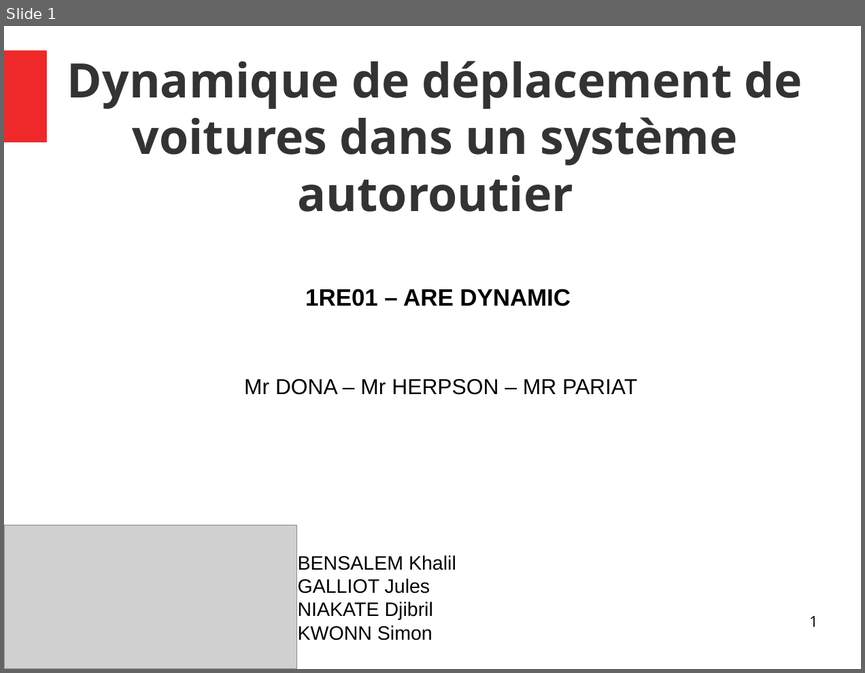
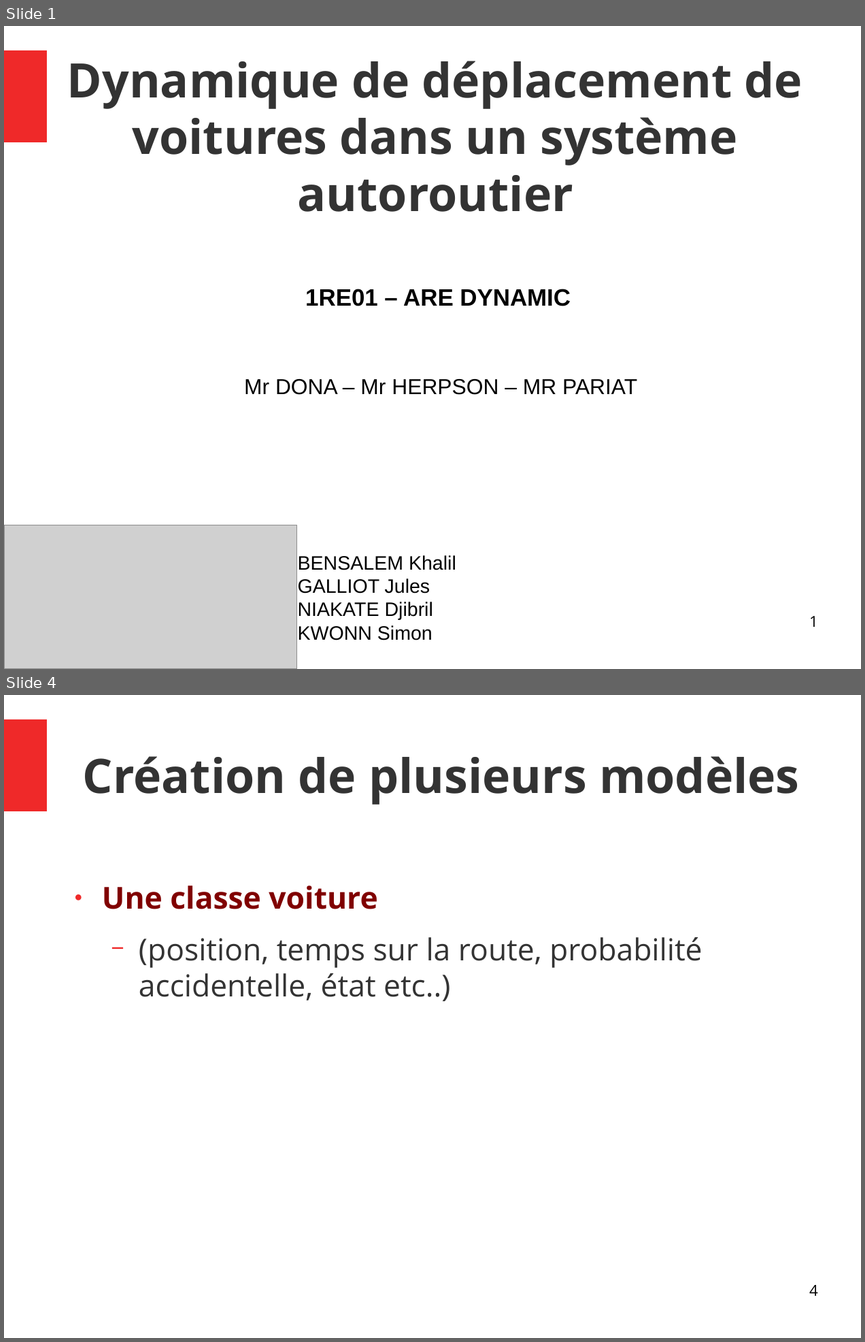
Before and after one commit to jugall/projet_are_final, a slide deck: Téléchargements/are.odp. Shown one above the other, each under a label of ours: slide 1 before the commit, slides 1 and 4 after it; the slides between them are not shown. The pictures are 865x673 and 865x1342 pixels, drawn with LibreOffice and Linux fonts; fonts in the diff are those of the drawing; grey boxes stand for pictures. Boxes give left, top, right and bottom in pixels: in the first picture for what was removed or moved away, otherwise in the second. Text is boxed around its words. In the diff, an @@ line names an element or a change of style, - is before the commit and + after.

```diff
--- a/Téléchargements/are.odp
+++ b/Téléchargements/are.odp
@@ slide 4 added at <box>4,695,861,1338</box>, background #FFFFFF; not listed: 1 template element that a slide beside it also shows @@
@@ title added at <box>83,756,799,804</box>, 44 pt, text #333333, bold @@
+Création de plusieurs modèles
@@ text added at <box>102,885,702,1001</box>, 28 pt, text #333333 @@
+● Une classe voiture
+  − (position, temps sur la route, probabilité accidentelle, état etc..)
@@ page number added at <box>809,1285,818,1295</box>, 14 pt, text #000000 @@
+4
```
Also in this commit, not shown: 8 slides changed, 2 other slides added, 1 slide removed, 3 other files.
